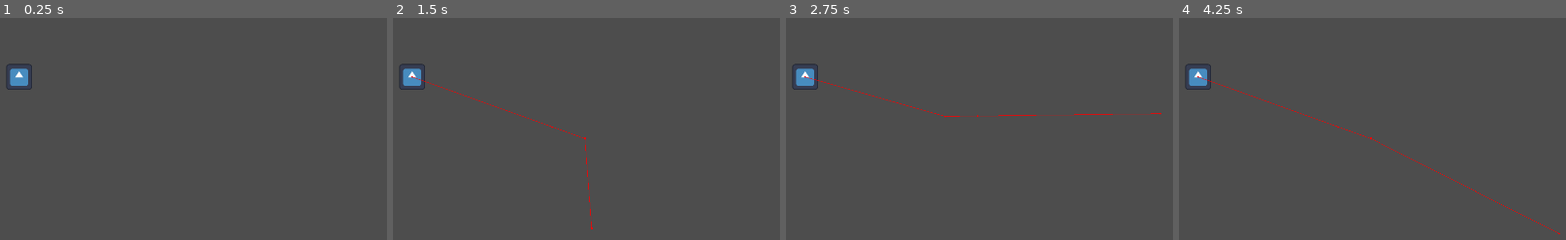
Above: before the commit, frames 1-4 (left to right).
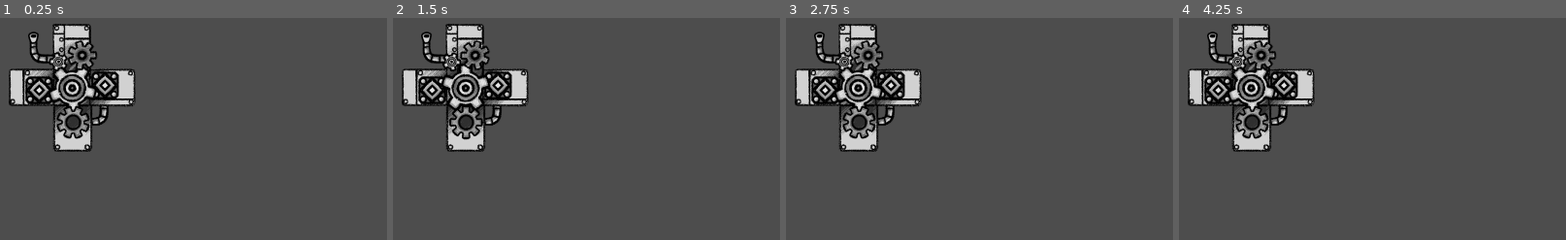
Above: after the commit, the same moments.

Repository: Aeropulu/LaHordeJam
Game: Godot game, scene res://scenes/usine.tscn
Same seed, same stepped clock (60 frames per second), same inputs: the game is played once before the commit and once after it. Before the commit the project starts from res://scenes/test_map.tscn. The engine's default icon, where the game draws it, is replaced by a stand-in: a white triangle on a blue panel in a dark square.
Inputs (mouse positions are in pixels of both pictures, inside the frame that each line leads up to):
- Up to frame 1 (0.25 s): no input
- Up to frame 2 (1.5 s): move the mouse to (outside the picture) at 0.52 s; click (outside the picture) at 0.67 s; move the mouse to (574, 228) at 1.27 s; click (574, 228) at 1.42 s
- Up to frame 3 (2.75 s): move the mouse to (outside the picture) at 2.02 s; click (outside the picture) at 2.17 s
- Up to frame 4 (4.25 s): move the mouse to (outside the picture) at 2.77 s; click (outside the picture) at 2.92 s; move the mouse to (outside the picture) at 3.52 s; click (outside the picture) at 3.67 s

The runs differ from the first frame. In frame 1, 9.3% of the frame differs, in the area x 1-36%, y 2-61%; in frame 2, 9.5%; in frame 3, 9.6%, in the area x 1-97%, y 2-61%; in frame 4, 9.6%.

Commit message:
changed main scene

Diff:
--- a/project.godot
+++ b/project.godot
@@ -11,7 +11,7 @@
 [application]
 
 config/name="LaHordeJam"
-run/main_scene="res://scenes/test_map.tscn"
+run/main_scene="res://scenes/usine.tscn"
 config/features=PackedStringArray("4.2", "Forward Plus")
 config/icon="res://icon.svg"
 
--- a/scenes/usine.tscn
+++ b/scenes/usine.tscn
@@ -1,3 +1,50 @@
-[gd_scene format=3 uid="uid://bbmfrvkiohwg5"]
+[gd_scene load_steps=9 format=3 uid="uid://bbmfrvkiohwg5"]
+
+[ext_resource type="Texture2D" uid="uid://d1yex5ybh0fw6" path="res://assets/sprites/machines/machineA/machineA_00000.png" id="1_f2j7j"]
+[ext_resource type="Texture2D" uid="uid://bf61udq04chq1" path="res://assets/sprites/machines/machineA/machineA_00001.png" id="2_khn7c"]
+[ext_resource type="Texture2D" uid="uid://d4je1hfgyhtdo" path="res://assets/sprites/machines/machineA/machineA_00002.png" id="3_186kg"]
+[ext_resource type="Texture2D" uid="uid://b21ib1prb6d7h" path="res://assets/sprites/machines/machineA/machineA_00003.png" id="4_cyo6l"]
+[ext_resource type="Texture2D" uid="uid://byaa08ac851nc" path="res://assets/sprites/machines/machineA/machineA_00004.png" id="5_w3smi"]
+[ext_resource type="Texture2D" uid="uid://djxo08lopxjfu" path="res://assets/sprites/machines/machineA/machineA_00005.png" id="6_0pmqx"]
+
+[sub_resource type="RectangleShape2D" id="RectangleShape2D_v54bu"]
+size = Vector2(138, 86)
+
+[sub_resource type="SpriteFrames" id="SpriteFrames_vdlr6"]
+animations = [{
+"frames": [{
+"duration": 1.0,
+"texture": ExtResource("1_f2j7j")
+}, {
+"duration": 1.0,
+"texture": ExtResource("2_khn7c")
+}, {
+"duration": 1.0,
+"texture": ExtResource("3_186kg")
+}, {
+"duration": 1.0,
+"texture": ExtResource("4_cyo6l")
+}, {
+"duration": 1.0,
+"texture": ExtResource("5_w3smi")
+}, {
+"duration": 1.0,
+"texture": ExtResource("6_0pmqx")
+}],
+"loop": true,
+"name": &"default",
+"speed": 12.0
+}]
 
 [node name="Usine" type="Node2D"]
+
+[node name="MachineA" type="Area2D" parent="."]
+position = Vector2(301, 243)
+
+[node name="CollisionShape2D" type="CollisionShape2D" parent="MachineA"]
+shape = SubResource("RectangleShape2D_v54bu")
+
+[node name="AnimatedSprite2D" type="AnimatedSprite2D" parent="MachineA"]
+sprite_frames = SubResource("SpriteFrames_vdlr6")
+autoplay = "default"
+frame_progress = 0.183392
